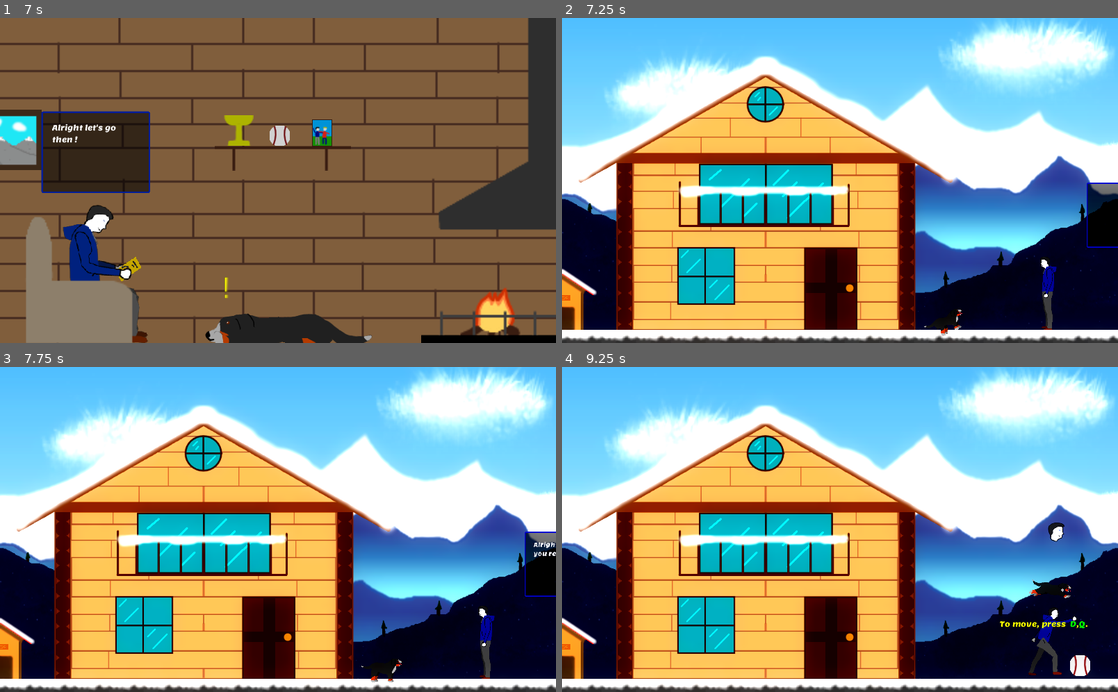
Above: before the commit, frames 1-4 (two rows, left to right).
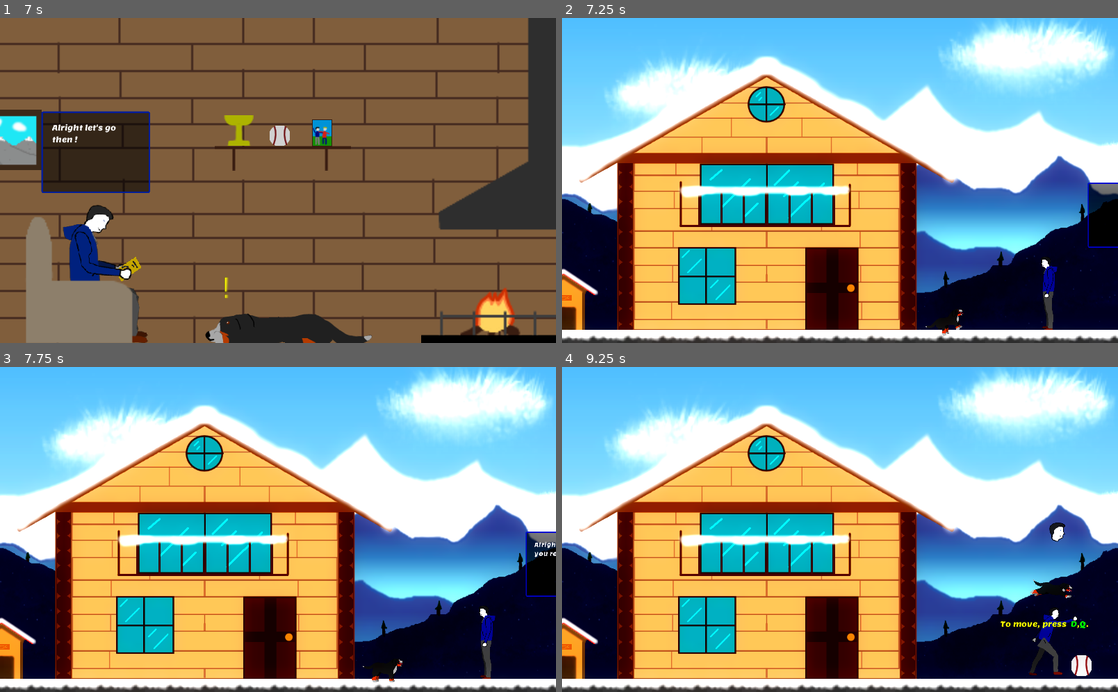
Above: after the commit, the same moments.

Repository: clemetayer/Diggo
Game: Godot game, scene res://Scenes/Menus/MainMenu.tscn
Two runs of this game, one before a commit and one after it. Both use one fixed random seed, a clock stepped at 60 frames per second and the inputs below. The project has no main scene, so this scene is started directly. Sound files missing from this copy of the repository are replaced by a short silence.
Inputs (mouse positions are in pixels of both pictures, inside the frame that each line leads up to):
- Up to frame 1 (7 s): click "New game" at 0.5 s; tap Enter at 1.25 s; move the mouse to (400, 164) at 1.27 s; press the mouse at (400, 164) at 1.28 s; hold D (right) 1.28-2.78 s; tap Space (jump) at 1.52, 1.55, 1.82, 2.1, 2.27, 2.57, 2.75, 3.05, 3.77, 4.07, 4.52, 4.55, 4.82, 5.1, 5.27, 5.57, 6.05, 6.77 s; move the mouse to (166, 196) at 2.02 s; release the mouse at (166, 196) at 2.03 s; click (166, 196) at 2.3 s; move the mouse to (333, 109) at 2.77 s; press the mouse at (333, 109) at 2.78 s; hold Q (left) 2.78-3.53 s; move the mouse to (250, 245) at 3.52 s; release the mouse at (250, 245) at 3.53 s; hold D (right) 3.53-5.03 s; tap E (find path) at 3.6, 6.6 s; click (250, 245) at 3.8 s; move the mouse to (444, 229) at 4.27 s; press the mouse at (444, 229) at 4.28 s; tap Tab (find menu) at 4.9 s; move the mouse to (111, 131) at 5.02 s; release the mouse at (111, 131) at 5.03 s; hold Q (left) 5.03-5.78 s; click (111, 131) at 5.3 s; tap Escape (pause) at 5.65 s; move the mouse to (305, 180) at 5.77 s; press the mouse at (305, 180) at 5.78 s; hold D (right) 5.78-6.53 s; move the mouse to (194, 99) at 6.52 s; release the mouse at (194, 99) at 6.53 s; hold Q (left) from 6.53 s (still down); click (194, 99) at 6.8 s
- Up to frame 2 (7.25 s): keep holding Q (left); tap Space (jump) at 7.07 s
- Up to frame 3 (7.75 s): keep holding Q (left); move the mouse to (400, 513) at 7.27 s; press the mouse at (400, 513) at 7.28 s; tap Space (jump) at 7.52, 7.55 s
- Up to frame 4 (9.25 s): tap Space (jump) at 7.82, 8.1, 8.27, 8.57, 9.05 s; tap Enter at 8 s; move the mouse to (728, 545) at 8.02 s; release Q (left) at 8.03 s; release the mouse at (728, 545) at 8.03 s; hold D (right) from 8.03 s (still down); click (728, 545) at 8.3 s; move the mouse to (895, 458) at 8.77 s; press the mouse at (895, 458) at 8.78 s

Frame 1 is identical in both runs. In frame 2, 4.9% of the frame differs, in the area x 0-100%, y 12-100%; in frame 3, 5.0%; in frame 4, 5.2%.

Commit message:
Some improvements on tutorial scene

Diff:
--- a/Diggo/Other/Themes/MenusThemes.tres
+++ b/Diggo/Other/Themes/MenusThemes.tres
@@ -25,7 +25,7 @@
 [ext_resource path="res://Other/Themes/MenusTheme/VerticalScrollBar.tres" type="StyleBox" id=23]
 [ext_resource path="res://Other/Themes/MenusTheme/VerticalGrabber.tres" type="StyleBox" id=24]
 [ext_resource path="res://Other/Themes/MenusTheme/VerticalSlider.tres" type="StyleBox" id=25]
-[ext_resource path="res://Other/Fonts/lemon/19919.ttf" type="DynamicFontData" id=26]
+[ext_resource path="res://Other/Fonts/lemon/DynamicLemonS13.tres" type="DynamicFont" id=26]
 
 [sub_resource type="StyleBoxFlat" id=1]
 bg_color = Color( 0, 0, 0, 0 )
@@ -52,15 +52,8 @@
 
 [sub_resource type="StyleBoxEmpty" id=6]
 
-[sub_resource type="DynamicFont" id=7]
-size = 20
-outline_size = 1
-outline_color = Color( 0, 0, 0, 1 )
-use_filter = true
-font_data = ExtResource( 26 )
-
 [resource]
-default_font = SubResource( 7 )
+default_font = ExtResource( 26 )
 Button/colors/font_color = Color( 0.133333, 0.854902, 0.54902, 1 )
 Button/colors/font_color_disabled = Color( 0.337255, 0.380392, 0.741176, 1 )
 Button/colors/font_color_hover = Color( 0.270588, 0.788235, 0.423529, 1 )
--- a/Diggo/Scenes/Levels/Mountains1/DiggosTutorialScene.gd
+++ b/Diggo/Scenes/Levels/Mountains1/DiggosTutorialScene.gd
@@ -1,7 +1,7 @@
 extends Node2D
 
-# TODO : add a Game over transition if the player jumps off the cliff
-# TODO : add a disable feature for interact buttons
+# TODO -NOW : add a disable feature for interact buttons
+# TODO -NOW : make the parallax in the background looking a bit better
 
 export(bool) var ADDITIONAL_LOADS = true # tells the scene switcher that there are additionnal resources to load on ready
 export(String,FILE) var GAME_OVER_SCENE = "res://Scenes/Menus/GameOverScreen.tscn" # Game over scene
@@ -171,6 +171,7 @@
 	add_child(load("res://Scenes/Interactibles/Items/BallOfDestiny.tscn").instance())
 	$BallOfDestiny.sleeping = true
 	$BallOfDestiny.hide()
+	$DiggoKinematic.position = Vector2(1015,557)
 	$DiggosOwnerAnim.scale.x = abs($DiggosOwnerAnim.scale.x)
 	$DiggosOwnerAnim/diggosOwnerDialogBox.rect_scale.x = abs($DiggosOwnerAnim/diggosOwnerDialogBox.rect_scale.x)
 	TransitionManager.standardFadeOut()
@@ -241,6 +242,8 @@
 		ballLost = true
 	if(not $SceneSizeRect.get_rect().has_point($DiggoKinematic.position) and not gameOverLoading): # diggo out of the map
 		gameOverLoading = true
+		TransitionManager.standardFadeIn()
+		yield(SignalManager,"fade_in_done")
 		match(sceneParam.nbOffCliff):
 			0:
 				SwitchSceneWithParam.goto_scene(GAME_OVER_SCENE,{"gameOverDialog":["Ah, you might have slipped here, that's unfornate ...\n Try to avoid standing close to the ledge !"]})
--- a/Diggo/Scenes/Menus/OptionsMenu.tscn
+++ b/Diggo/Scenes/Menus/OptionsMenu.tscn
@@ -209,7 +209,7 @@
 anchor_right = 1.0
 anchor_bottom = 1.0
 margin_left = 2.0
-margin_top = 39.0
+margin_top = 33.0
 margin_right = -2.0
 margin_bottom = -2.0
 theme = SubResource( 2 )
@@ -299,7 +299,7 @@
 anchor_right = 1.0
 anchor_bottom = 1.0
 margin_left = 2.0
-margin_top = 39.0
+margin_top = 33.0
 margin_right = -2.0
 margin_bottom = -2.0
 theme = SubResource( 4 )
@@ -322,7 +322,7 @@
 margin_left = 10.0
 margin_top = 10.0
 margin_right = 970.0
-margin_bottom = 507.0
+margin_bottom = 513.0
 
 [node name="Labels" type="VBoxContainer" parent="MarginContainer/TabContainer/Audio/AudioMargin/AudioOptions"]
 margin_right = 148.0
@@ -395,7 +395,7 @@
 anchor_right = 1.0
 anchor_bottom = 1.0
 margin_left = 2.0
-margin_top = 39.0
+margin_top = 33.0
 margin_right = -2.0
 margin_bottom = -2.0
 theme = SubResource( 6 )
--- a/Diggo/Scenes/Menus/PauseMenu.tscn
+++ b/Diggo/Scenes/Menus/PauseMenu.tscn
@@ -1,9 +1,10 @@
-[gd_scene load_steps=6 format=2]
+[gd_scene load_steps=7 format=2]
 
 [ext_resource path="res://Other/Themes/MenusThemes.tres" type="Theme" id=1]
 [ext_resource path="res://Other/Fonts/lemon/19919.ttf" type="DynamicFontData" id=2]
 [ext_resource path="res://Scripts/Menus/PauseMenu/PauseMenu.gd" type="Script" id=3]
 [ext_resource path="res://Scenes/Menus/OptionsMenu.tscn" type="PackedScene" id=4]
+[ext_resource path="res://Scenes/Menus/SaveMenu.tscn" type="PackedScene" id=5]
 
 [sub_resource type="DynamicFont" id=1]
 size = 30
@@ -31,7 +32,7 @@
 "_edit_use_anchors_": false
 }
 
-[node name="AcceptDialog" type="AcceptDialog" parent="."]
+[node name="AcceptDialog" type="ConfirmationDialog" parent="."]
 margin_right = 133.0
 margin_bottom = 88.0
 popup_exclusive = true
@@ -48,9 +49,9 @@
 
 [node name="ButtonsContainer" type="VBoxContainer" parent="CenterContainer"]
 margin_left = 437.0
-margin_top = 149.0
+margin_top = 158.0
 margin_right = 587.0
-margin_bottom = 450.0
+margin_bottom = 441.0
 custom_constants/separation = 30
 
 [node name="PauseTextCenter" type="CenterContainer" parent="CenterContainer/ButtonsContainer"]
@@ -72,9 +73,10 @@
 margin_bottom = 167.0
 
 [node name="ReturnButton" type="Button" parent="CenterContainer/ButtonsContainer/ResumeCenter"]
-margin_left = 30.0
-margin_right = 119.0
-margin_bottom = 37.0
+margin_left = 41.0
+margin_top = 3.0
+margin_right = 109.0
+margin_bottom = 34.0
 text = "Return"
 
 [node name="OptionsCenter" type="CenterContainer" parent="CenterContainer/ButtonsContainer"]
@@ -83,9 +85,10 @@
 margin_bottom = 234.0
 
 [node name="OptionsButton" type="Button" parent="CenterContainer/ButtonsContainer/OptionsCenter"]
-margin_left = 25.0
-margin_right = 125.0
-margin_bottom = 37.0
+margin_left = 36.0
+margin_top = 3.0
+margin_right = 114.0
+margin_bottom = 34.0
 text = "Options"
 
 [node name="MainMenuCenter" type="CenterContainer" parent="CenterContainer/ButtonsContainer"]
@@ -94,15 +97,21 @@
 margin_bottom = 301.0
 
 [node name="MainMenuButton" type="Button" parent="CenterContainer/ButtonsContainer/MainMenuCenter"]
-margin_left = 4.0
-margin_right = 145.0
-margin_bottom = 37.0
+margin_left = 21.0
+margin_top = 3.0
+margin_right = 129.0
+margin_bottom = 34.0
 text = "Main menu"
 
 [node name="OptionsMenu" parent="." instance=ExtResource( 4 )]
 pause_mode = 2
 visible = false
 IS_FROM_PAUSE = true
+
+[node name="SaveMenu" parent="." instance=ExtResource( 5 )]
+visible = false
+IS_SAVE_MENU = true
+IS_FROM_PAUSE = true
 [connection signal="confirmed" from="AcceptDialog" to="." method="_on_AcceptDialog_confirmed"]
 [connection signal="pressed" from="CenterContainer/ButtonsContainer/ResumeCenter/ReturnButton" to="." method="_on_ReturnButton_pressed"]
 [connection signal="pressed" from="CenterContainer/ButtonsContainer/OptionsCenter/OptionsButton" to="." method="_on_OptionsButton_pressed"]
--- a/Diggo/Scenes/Menus/SaveMenu.tscn
+++ b/Diggo/Scenes/Menus/SaveMenu.tscn
@@ -362,14 +362,13 @@
 [node name="MainMenuButton" type="Button" parent="Window/Elements/Banner/MainRetButtons"]
 margin_right = 133.0
 margin_bottom = 37.0
-theme = SubResource( 18 )
+theme = SubResource( 2 )
 text = "MainMenu"
 __meta__ = {
 "_edit_use_anchors_": false
 }
 
 [node name="ReturnButton" parent="Window/Elements/Banner/MainRetButtons" instance=ExtResource( 20 )]
-visible = false
 margin_top = 41.0
 margin_right = 133.0
 margin_bottom = 78.0
@@ -383,12 +382,12 @@
 
 [node name="SelectText" type="RichTextLabel" parent="Window/Elements/Banner"]
 margin_left = 298.0
-margin_right = 690.0
+margin_right = 680.0
 margin_bottom = 80.0
 rect_min_size = Vector2( 200, 80 )
 size_flags_horizontal = 3
 size_flags_vertical = 3
-custom_fonts/normal_font = SubResource( 19 )
+custom_fonts/normal_font = SubResource( 3 )
 bbcode_enabled = true
 bbcode_text = "[wave amp=50 freq=2][center]Select a save file [/center][/wave]"
 text = "Select a save file "
@@ -397,7 +396,7 @@
 }
 
 [node name="SearchContainer" type="HBoxContainer" parent="Window/Elements/Banner"]
-margin_left = 694.0
+margin_left = 684.0
 margin_right = 984.0
 margin_bottom = 80.0
 size_flags_horizontal = 9
@@ -405,14 +404,14 @@
 custom_constants/separation = 10
 
 [node name="SearchCenter" type="CenterContainer" parent="Window/Elements/Banner/SearchContainer"]
-margin_right = 80.0
+margin_right = 90.0
 margin_bottom = 80.0
 
 [node name="SearchText" type="RichTextLabel" parent="Window/Elements/Banner/SearchContainer/SearchCenter"]
-margin_top = 15.0
-margin_right = 80.0
-margin_bottom = 65.0
-rect_min_size = Vector2( 80, 50 )
+margin_top = 5.0
+margin_right = 90.0
+margin_bottom = 75.0
+rect_min_size = Vector2( 90, 70 )
 rect_clip_content = false
 size_flags_horizontal = 0
 size_flags_vertical = 0
@@ -426,14 +425,14 @@
 }
 
 [node name="InputCenter" type="CenterContainer" parent="Window/Elements/Banner/SearchContainer"]
-margin_left = 90.0
-margin_right = 290.0
+margin_left = 100.0
+margin_right = 300.0
 margin_bottom = 80.0
 
 [node name="SearchInput" type="LineEdit" parent="Window/Elements/Banner/SearchContainer/InputCenter"]
-margin_top = 25.0
+margin_top = 28.0
 margin_right = 200.0
-margin_bottom = 54.0
+margin_bottom = 51.0
 rect_min_size = Vector2( 200, 20 )
 size_flags_horizontal = 2
 size_flags_vertical = 2
@@ -468,8 +467,9 @@
 custom_constants/separation = 0
 
 [node name="SaveFileNamePopup" type="ConfirmationDialog" parent="."]
-margin_right = 200.0
-margin_bottom = 70.0
+margin_right = 320.0
+margin_bottom = 120.0
+rect_min_size = Vector2( 320, 120 )
 theme = ExtResource( 14 )
 popup_exclusive = true
 window_title = "Please name your save"
@@ -483,16 +483,17 @@
 [node name="SaveFileName" type="LineEdit" parent="SaveFileNamePopup"]
 anchor_left = 0.5
 anchor_right = 0.5
-margin_left = -150.5
-margin_top = 65.0
-margin_right = 150.5
-margin_bottom = 94.0
+margin_left = -152.0
+margin_top = 53.0
+margin_right = 152.0
+margin_bottom = 76.0
 align = 1
 max_length = 20
 
 [node name="OverwriteFilePopup" type="ConfirmationDialog" parent="."]
 margin_right = 200.0
 margin_bottom = 70.0
+rect_min_size = Vector2( 320, 120 )
 theme = ExtResource( 14 )
 popup_exclusive = true
 window_title = "Please name your save"
@@ -506,22 +507,36 @@
 [node name="SaveFileName" type="LineEdit" parent="OverwriteFilePopup"]
 anchor_left = 0.5
 anchor_right = 0.5
-margin_left = -150.5
-margin_top = 65.0
-margin_right = 150.5
-margin_bottom = 94.0
+margin_left = -152.0
+margin_top = 53.0
+margin_right = 152.0
+margin_bottom = 76.0
 align = 1
 max_length = 20
 
 [node name="EraseSavePopup" type="ConfirmationDialog" parent="."]
-margin_right = 200.0
-margin_bottom = 70.0
+margin_right = 320.0
+margin_bottom = 100.0
+rect_min_size = Vector2( 320, 120 )
 theme = ExtResource( 14 )
 popup_exclusive = true
 window_title = "Are you sure ?"
 dialog_text = "Are you sure you want to "
 dialog_autowrap = true
 script = ExtResource( 11 )
+
+[node name="AcceptMainMenu" type="ConfirmationDialog" parent="."]
+margin_left = -331.0
+margin_top = 6.0
+margin_right = 329.0
+margin_bottom = 126.0
+rect_min_size = Vector2( 300, 120 )
+theme = ExtResource( 14 )
+window_title = "Quit ?"
+dialog_text = "Are you sure you want to quit ? (All changes since last save will be lost !)"
+__meta__ = {
+"_edit_use_anchors_": false
+}
 [connection signal="pressed" from="Window/Elements/Banner/MainRetButtons/MainMenuButton" to="." method="_on_MainMenuButton_pressed"]
 [connection signal="pressed" from="Window/Elements/Banner/MainRetButtons/ReturnButton" to="." method="_on_ReturnButton_pressed"]
 [connection signal="text_changed" from="Window/Elements/Banner/SearchContainer/InputCenter/SearchInput" to="Window/Elements/SaveButtons" method="_on_SearchInput_text_changed"]
@@ -529,3 +544,4 @@
 [connection signal="confirmed" from="OverwriteFilePopup" to="OverwriteFilePopup" method="_on_OverwriteFilePopup_confirmed"]
 [connection signal="confirmed" from="EraseSavePopup" to="." method="_on_EraseSavePopup_confirmed"]
 [connection signal="confirmed" from="EraseSavePopup" to="EraseSavePopup" method="_on_EraseSavePopup_confirmed"]
+[connection signal="confirmed" from="AcceptMainMenu" to="." method="_on_AcceptMainMenu_confirmed"]
--- /dev/null
+++ b/Diggo/Scenes/Tests/AcceptMainMenu.tscn
@@ -0,0 +1,16 @@
+[gd_scene load_steps=3 format=2]
+
+[ext_resource path="res://Other/Fonts/lemon/DynamicLemonS13.tres" type="DynamicFont" id=1]
+
+[sub_resource type="Theme" id=1]
+default_font = ExtResource( 1 )
+
+[node name="AcceptMainMenu" type="ConfirmationDialog"]
+margin_left = 20.0
+margin_top = 20.0
+margin_right = 1004.0
+margin_bottom = 580.0
+rect_min_size = Vector2( 300, 120 )
+theme = SubResource( 1 )
+window_title = "Quit ?"
+dialog_text = "Are you sure you want to quit ? (All changes since last save will be lost !)"
--- a/Diggo/Scenes/Utils/PathFinder.gd
+++ b/Diggo/Scenes/Utils/PathFinder.gd
@@ -4,8 +4,8 @@
 export(NodePath) var TARGET_END # end target item
 export(NodePath) var PATH_LINE # Line to show when pressing the button of path finding (should be Line2D)
 
-# FIXME : if ball out of the map (no respawn) and trying to find it + Cases if diggo has the ball (or his owner)
-# FIXME : mega throw dialog playing twice for some reason
+# FIXME -NOW : if ball out of the map (no respawn) and trying to find it + Cases if diggo has the ball (or his owner)
+# FIXME -NOW : mega throw dialog playing twice for some reason
 
 # Called when the node enters the scene tree for the first time.
 func _ready():
--- a/Diggo/Scripts/Global/SignalManagement/SignalManager.gd
+++ b/Diggo/Scripts/Global/SignalManagement/SignalManager.gd
@@ -6,6 +6,7 @@
 
 signal catch_ball()
 signal give_ball()
+signal show_save_menu()
 signal diggo_anim_info(info) # sends informations on the state of diggo's animation (if an animation is done for instance)
 signal diggo_owner_interact()
 signal path_finding_item_chosen()
@@ -39,3 +40,6 @@
 
 func emit_fade_out_done():
 	emit_signal("fade_out_done")
+
+func emit_show_save_menu():
+	emit_signal("show_save_menu")
--- a/Diggo/Scripts/Menus/GameOverMenu/GameOverScreen.gd
+++ b/Diggo/Scripts/Menus/GameOverMenu/GameOverScreen.gd
@@ -7,6 +7,8 @@
 
 # Called when the node enters the scene tree for the first time.
 func _ready():
+	TransitionManager.standardFadeOut(1)
+	yield(SignalManager,"fade_out_done")
 	var gameOverDialog = SwitchSceneWithParam.get_param("gameOverDialog")
 	if(gameOverDialog != null and gameOverDialog is Array):
 		$GameOverDialogManager.DIALOGS = []
--- a/Diggo/Scripts/Menus/OptionMenu/OptionsMenu.tres.gd
+++ b/Diggo/Scripts/Menus/OptionMenu/OptionsMenu.tres.gd
@@ -1,4 +1,6 @@
 extends Node2D
+
+# TODO -NOW : organise buttons by groups
 
 export (String,FILE) var KEY_COMMAND = "res://Scenes/Menus/KeyCommand.tscn"
 export (String,FILE) var MAIN_MENU = "res://Scenes/Menus/MainMenu.tscn"
@@ -124,8 +126,7 @@
 	if(IS_FROM_PAUSE):
 		$MarginContainer/AcceptMainMenu.popup_centered_ratio(0.25)
 	else:
-		if(get_tree().change_scene(MAIN_MENU) != OK):
-			printerr("Error in OptionsMenu -> _on_MainMenuButton_pressed -> change_scene (MAIN_MENU)") # LOGGER
+		SwitchSceneWithParam.goto_scene(MAIN_MENU)
 
 # hides self (that should normally be in the pause menu in that case)
 func _on_ReturnButton_pressed():
@@ -136,8 +137,7 @@
 # saves the parameters, unpauses, and goes back to main menu
 func _on_AcceptMainMenu_confirmed():
 	get_tree().paused = false
-	if(get_tree().change_scene(MAIN_MENU) != OK):
-		printerr("Error in OptionsMenu -> _on_MainMenuButton_pressed -> change_scene (MAIN_MENU)") # LOGGER
+	SwitchSceneWithParam.goto_scene("res://Scenes/Menus/MainMenu.tscn")
 
 # maps the buttons to the current preset
 func _on_SelectPresetButton_pressed():
--- a/Diggo/Scripts/Menus/PauseMenu/PauseMenu.gd
+++ b/Diggo/Scripts/Menus/PauseMenu/PauseMenu.gd
@@ -8,7 +8,9 @@
 # Called when the node enters the scene tree for the first time.
 func _ready():
 	visible = false
+	SignalManager.connect("show_save_menu",self,"saveMenu")
 	$OptionsMenu.visible = false
+	$SaveMenu.visible = false
 	isPaused = false
 
 # Called every frame. 'delta' is the elapsed time since the previous frame.
@@ -24,6 +26,11 @@
 			visible = false
 			isPaused = false
 			get_tree().paused = false
+
+# shows the save menu from game
+func saveMenu():
+	Input.action_press("pause") # forces the pause
+	$SaveMenu.show()
 
 # Hides the pause menu when pressed
 func _on_ReturnButton_pressed():
--- a/Diggo/Scripts/Menus/SaveMenu/SaveMenu.gd
+++ b/Diggo/Scripts/Menus/SaveMenu/SaveMenu.gd
@@ -1,6 +1,9 @@
 extends Node2D
 
+# FIXME -NOW : Clicking on main menu crashes the game
+
 export(bool) var IS_SAVE_MENU = false # True if this is a save menu
+export (bool) var IS_FROM_PAUSE = false # True if this scene was triggered from a game scene
 
 var loadSaveButton = preload("res://Scenes/Menus/SaveFileButton.tscn") # load of the saveFile button
 var newSaveButton = preload("res://Scenes/Menus/NewSaveButton.tscn") # load of the "New save" button
@@ -8,8 +11,10 @@
 # starts when entering scene
 func _ready():
 	checkSceneParameters()
-	if(not IS_SAVE_MENU): # disable the "Go back button"
+	if(not IS_FROM_PAUSE): # disable the return button
 		$Window/Elements/Banner/MainRetButtons/ReturnButton.hide()
+	else:
+		$Camera2D.current = false
 	var saves = SaveFile.getSaves()
 	var saveIndex = 0
 	if(IS_SAVE_MENU):
@@ -74,8 +79,16 @@
 
 # loads the current save loaded when pressing the "Return" button
 func _on_ReturnButton_pressed():
-	SaveFile.loadCurrentSave(get_tree())
+	hide()
 
 # returns to the main menu when pressing the main menu button
 func _on_MainMenuButton_pressed():
+	if(IS_FROM_PAUSE):
+		$AcceptMainMenu.popup_centered_ratio(0.25)
+	else:
+		SwitchSceneWithParam.goto_scene("res://Scenes/Menus/MainMenu.tscn")
+
+# returns to the main menu on accept
+func _on_AcceptMainMenu_confirmed():
+	get_tree().paused = false
 	SwitchSceneWithParam.goto_scene("res://Scenes/Menus/MainMenu.tscn")
--- a/Diggo/Scripts/Sound/SoundManager.gd
+++ b/Diggo/Scripts/Sound/SoundManager.gd
@@ -1,5 +1,9 @@
 extends Node
 
+# TODO -NOW : loop chains are not perfectly accurate
+# TODO -NOW : HouseTheme - some elements are waaay too loud (like chorus for instance)
+# TODO -NOW : HouseTheme - re-export it as a loop
+# TODO -NOW : add sound FX
 # TODO : if song is shorter than the loop end value, then set loop end at the end of the track
 
 var filterBGMIndex = 0 # index of the filter in the BGM bus
--- a/Diggo/Scripts/UI/Menus/CircleButtons/SaveButton.gd
+++ b/Diggo/Scripts/UI/Menus/CircleButtons/SaveButton.gd
@@ -2,4 +2,4 @@
 
 # when button clicked, go to save menu
 func _on_SaveButton_pressed():
-	SwitchSceneWithParam.change_scene("res://Scenes/Menus/SaveMenu.tscn", {"isSaveMenu":true})
+	SignalManager.emit_show_save_menu()
Not shown: 1 places in Diggo/Other/Themes/MenusThemes.tres that only renumber resources
Not shown: 2 places in Diggo/Scenes/Menus/OptionsMenu.tscn that only renumber resources
Not shown: 10 places in Diggo/Scenes/Menus/SaveMenu.tscn that only renumber resources
